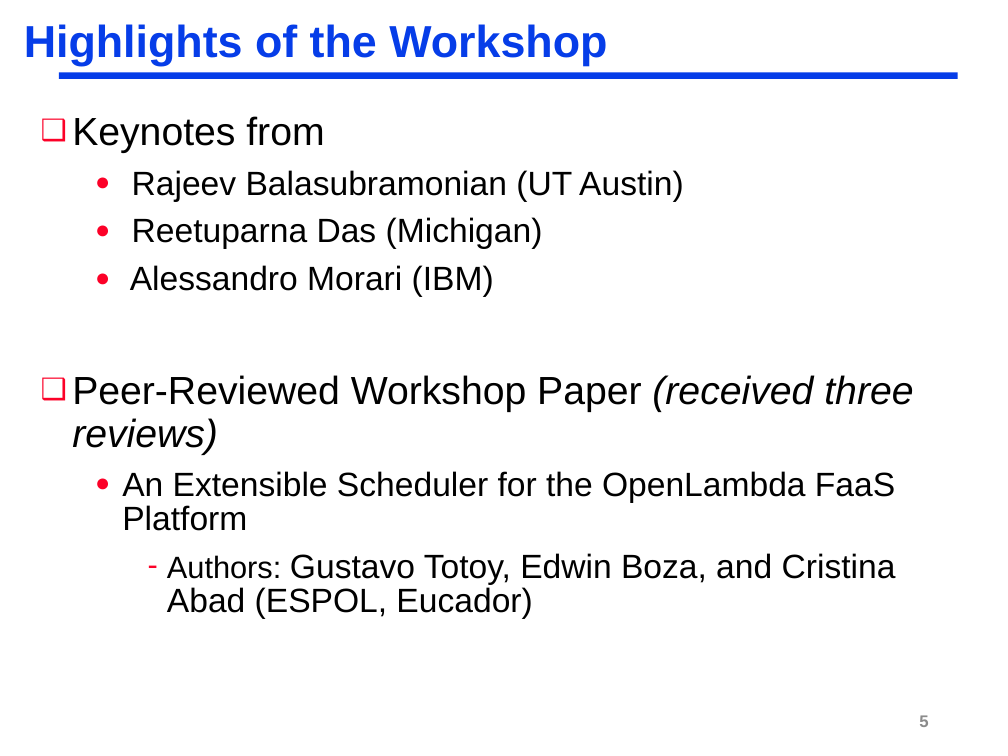
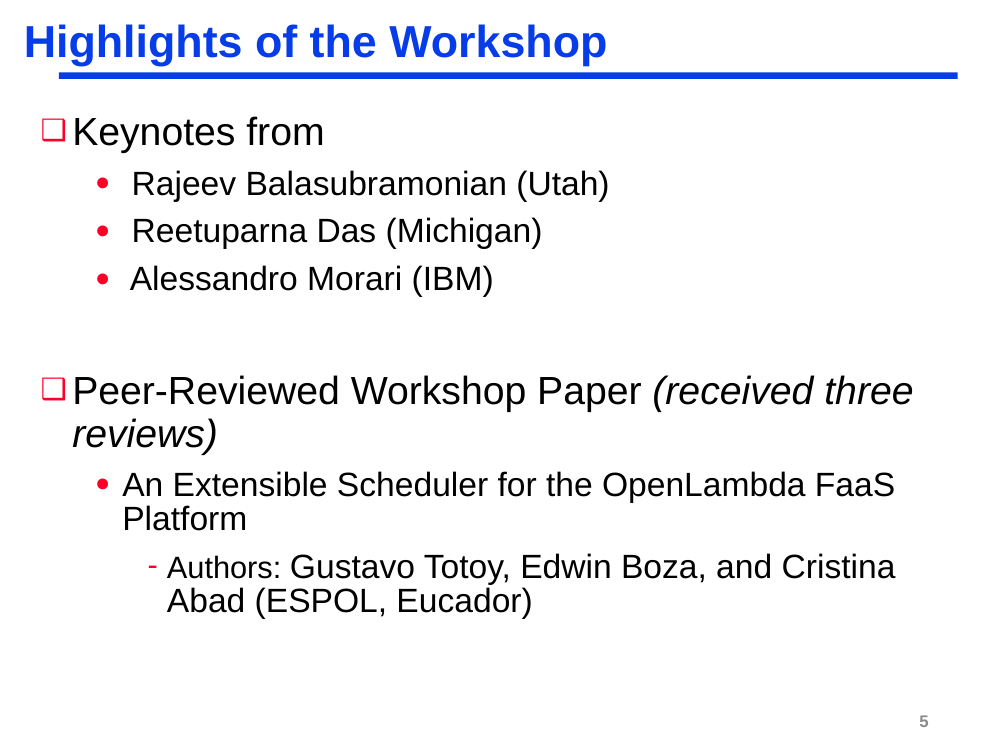
Before and after one commit to insight-archlab/insight-archlab.github.io, a slide deck: slide 5 of minmove/minmove-intro-2018.pptx. Drawn at 1008x756 pixels with LibreOffice and Linux fonts; fonts in the diff are those of the drawing. Boxes give left, top, right and bottom in pixels: in the first picture for what was removed or moved away, otherwise in the second. Text is boxed around its words. In the diff, an @@ line names an element or a change of style, - is before the commit and + after.

```diff
--- a/minmove/minmove-intro-2018.pptx
+++ b/minmove/minmove-intro-2018.pptx
@@ text at [132,170,609,202]: text changed @@
-  ● Rajeev Balasubramonian (UT Austin)
+  ● Rajeev Balasubramonian (Utah)
```
Also in this commit, not shown: 7 other files.
